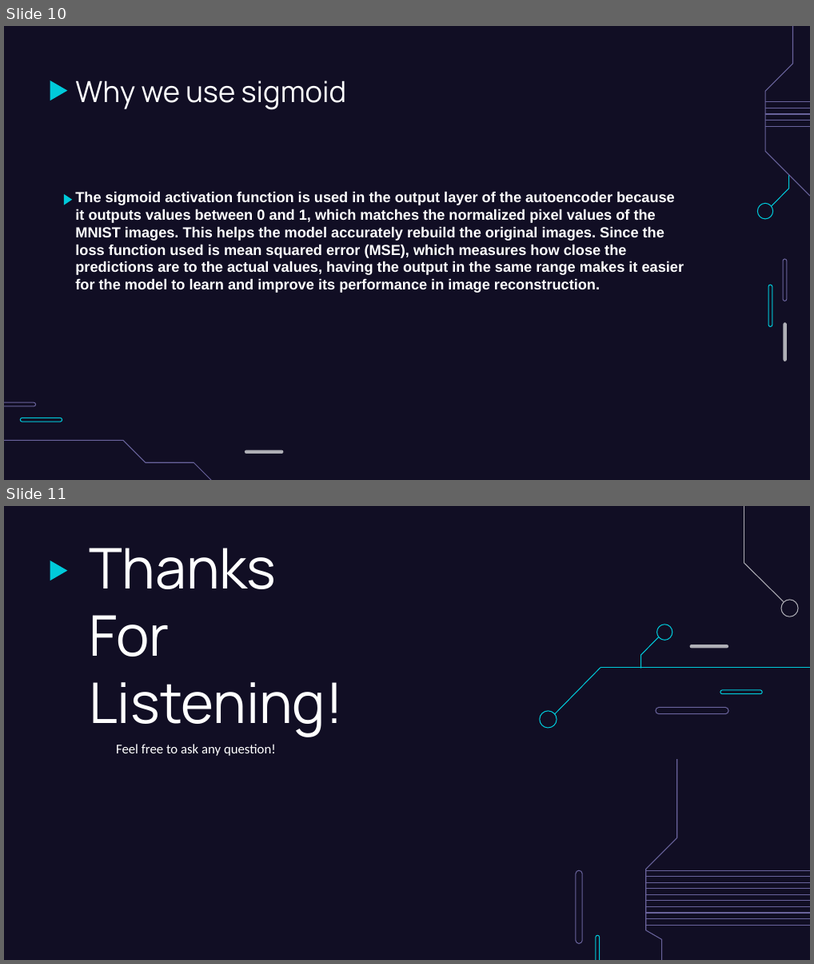
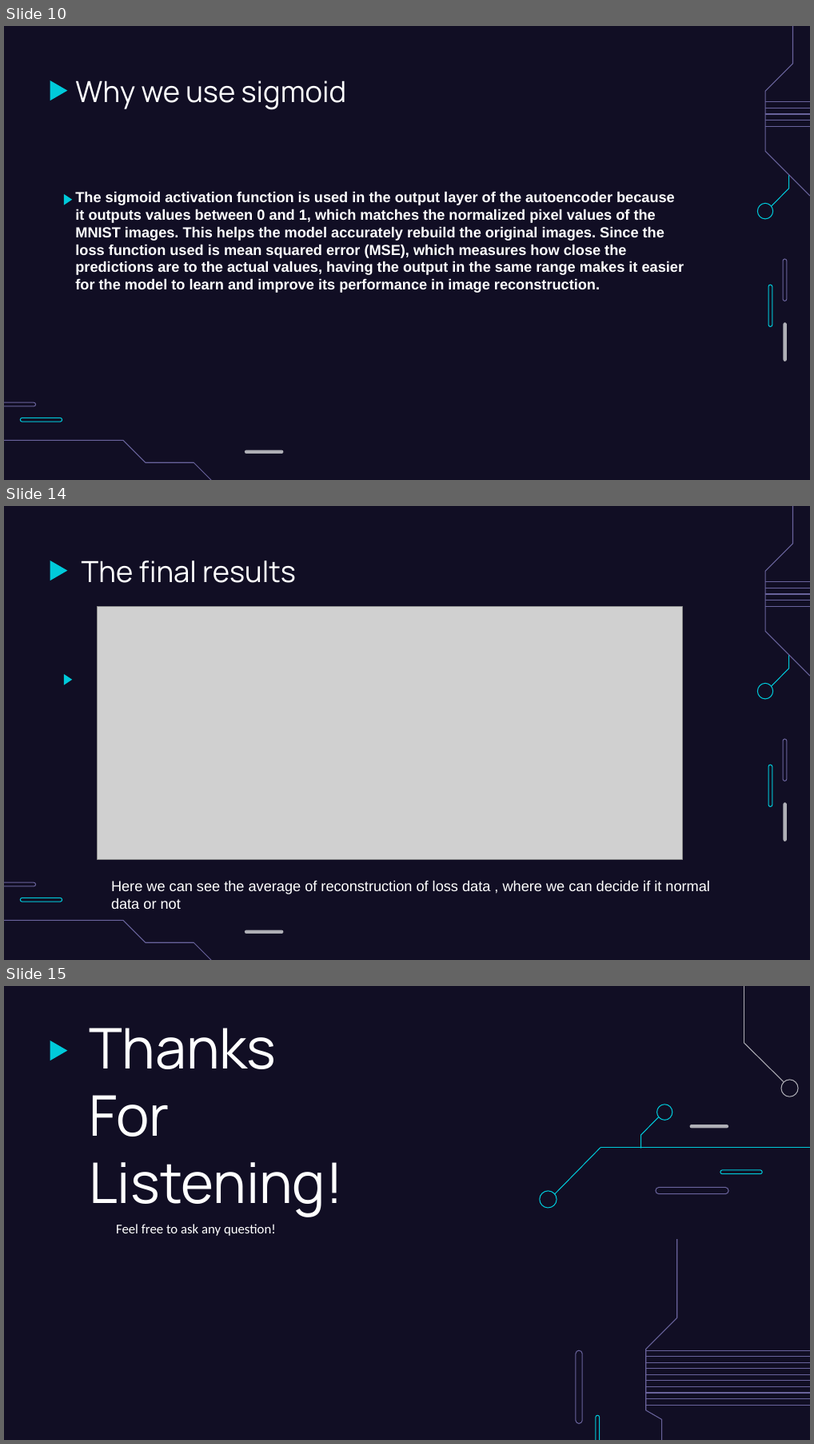
Before and after one commit to zahAdib/AutoEncoders-for-Anomaly-Detection, a slide deck: AutoEncoders.pptx. Shown one above the other, each under a label of ours: slides 10 and 11 before the commit, slides 10, 14 and 15 after it; the slides between them are not shown. The pictures are 814x964 and 814x1444 pixels, drawn with LibreOffice and Linux fonts; fonts in the diff are those of the drawing; grey boxes stand for pictures. Boxes give left, top, right and bottom in pixels: in the first picture for what was removed or moved away, otherwise in the second. Text is boxed around its words. In the diff, an @@ line names an element or a change of style, - is before the commit and + after.

```diff
--- a/AutoEncoders.pptx
+++ b/AutoEncoders.pptx
@@ slide 14 added at bbox=[4, 506, 810, 960], background #110E24; not listed: 16 template elements that a slide beside it also shows @@
@@ title added at bbox=[82, 560, 296, 583], 26 pt, text #FFFFFF @@
+The final results
@@ picture added at bbox=[97, 607, 682, 860] @@
@@ flow chart merge added at bbox=[65, 674, 73, 685], fill #00CADA @@
@@ text added at bbox=[111, 880, 710, 908], 13 pt, text #FFFFFF @@
+Here we can see the average of reconstruction of loss data , where we can decide if it normal data or not
@@ what was slide 11 is now slide 15 @@
```
Also in this commit, not shown: 3 other slides added.
